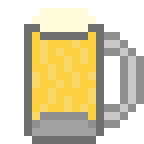
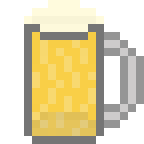
Comparing the layer stacks of the two (144, 144) images. Changes:
hid "bottom empty" over (32, 112, 96, 136)
showed "bottom" over (32, 112, 96, 136)
"Beer": opacity 100% → 95%, painted on it over (24, 0, 104, 136)
"Mug": opacity 100% → 95% over (24, 16, 144, 144)
